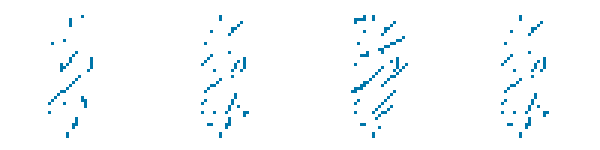
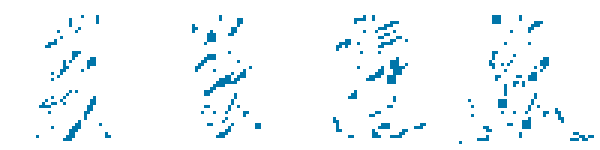
Two versions of the same layered image (600 x 150). Layer-by-layer changes:
painted on "图层 4" over [36, 15, 594, 144]
removed layer "图层 5" over [501, 21, 549, 129]
removed layer "图层 3" over [201, 18, 246, 138]
removed layer "图层 2" over [48, 27, 93, 138]
